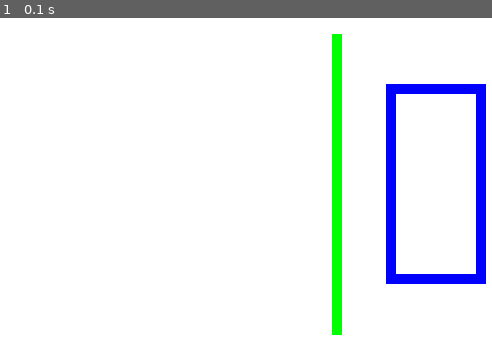
Above: before the commit, frame 1.
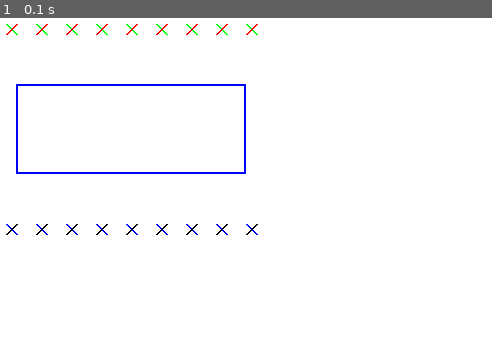
Above: after the commit, the same moment.

Repository: isabelbrandin/pygame-test
Game: pygame game, started from test.py
Same seed, same stepped clock (60 frames per second), same inputs: the game is played once before the commit and once after it.
Inputs:
- Up to frame 1 (0.1 s): no input

The runs differ from the first frame. In frame 1, 6.7% of the frame differs, in the area x 1-99%, y 1-99%.

Commit message:
testat och lagt till loopar

Diff:
--- a/test.py
+++ b/test.py
@@ -24,8 +24,13 @@
 
     screen.fill(WHITE)
     # --- Drawing code should go here
-    pygame.draw.line(screen, GREEN, [350, 100], [350, 400], 10)
-    pygame.draw.rect(screen, BLUE, [400, 150, 100, 200], 10)
+    for x_offset in range(30, 300, 30):
+        pygame.draw.line(screen, GREEN, [x_offset, 100], [x_offset-10, 90], 2)
+        pygame.draw.line(screen, RED, [x_offset, 90], [x_offset-10, 100], 2)
+        pygame.draw.line(screen, BLUE, [x_offset, 300], [x_offset-10, 290], 2)
+        pygame.draw.line(screen, BLACK, [x_offset, 290], [x_offset-10, 300], 2)
+
+    pygame.draw.rect(screen, BLUE, [30, 150, 230, 90], 2)
 
     # --- Go ahead and update the screen with what we've drawn.
     pygame.display.flip()
